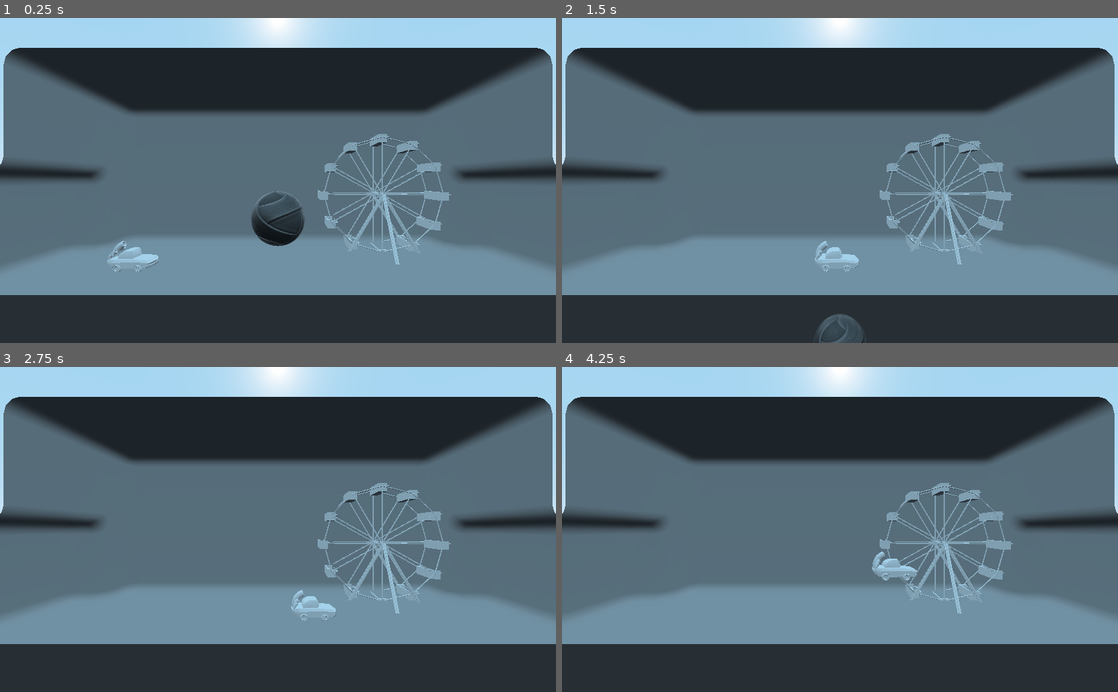
Above: before the commit, frames 1-4 (two rows, left to right).
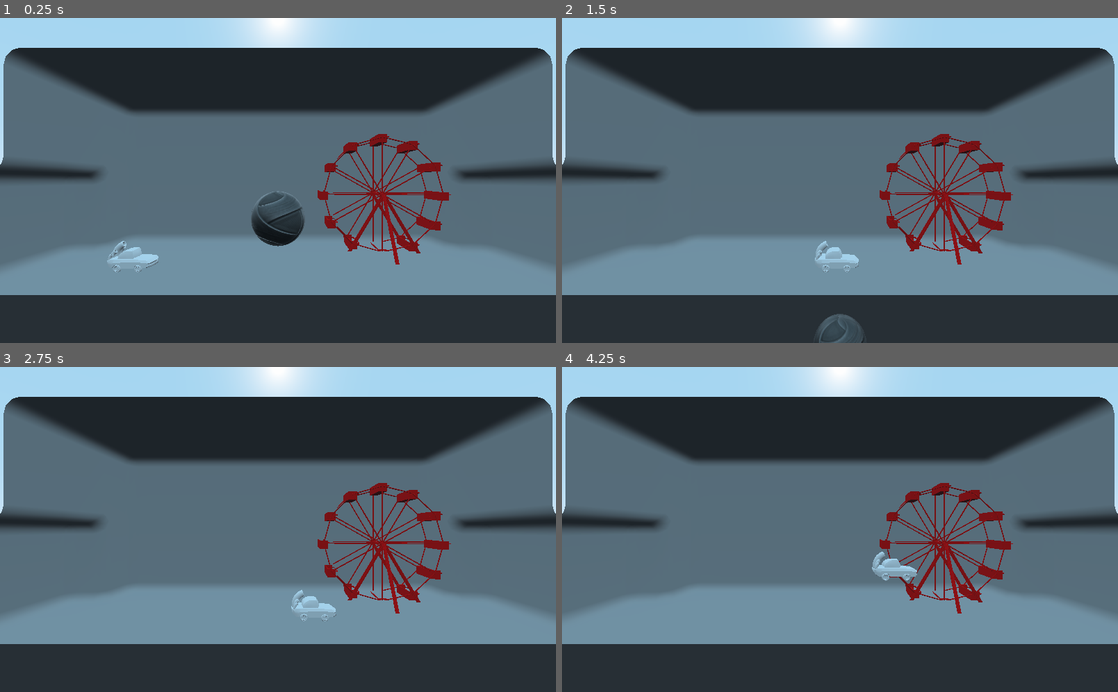
Above: after the commit, the same moments.

Repository: dumbluckarts/RocketCars
Game: Godot game, scene res://Scenes/Root.tscn
Two runs of this game, one before a commit and one after it. Both use one fixed random seed, a clock stepped at 60 frames per second and the inputs below.
Inputs:
- Up to frame 1 (0.25 s): no input
- Up to frame 2 (1.5 s): hold D (forward) 0.53-1.28 s; hold H (boost) 0.53-1.28 s; tap Space (jump) at 0.77 s; hold A (backward) from 1.28 s (still down); tap W (ccw) at 1.35 s
- Up to frame 3 (2.75 s): tap Space (jump) at 1.52 s; release A (backward) at 2.03 s; hold D (forward) from 2.03 s (still down); hold S (cw) from 2.03 s (still down)
- Up to frame 4 (4.25 s): release S (cw) at 2.78 s; tap H (boost) at 2.85 s; tap Space (jump) at 3.02, 3.77 s; release D (forward) at 3.53 s; hold A (backward) from 3.53 s (still down); hold W (ccw) from 3.53 s (still down)

The runs differ from the first frame. In frame 1, 2.2% of the frame differs, in the area x 57-82%, y 35-76%; in frame 2, 2.2%; in frame 3, 2.2%; in frame 4, 2.2%.

Commit message:
Albedo Change
Red

Diff:
--- a/RocketCarGame/Assets/Props/FerrisWheel.tscn
+++ b/RocketCarGame/Assets/Props/FerrisWheel.tscn
@@ -1,13 +1,16 @@
-[gd_scene load_steps=2 format=2]
+[gd_scene load_steps=3 format=2]
 
 [ext_resource path="res://Assets/Props/ferrisWheel.obj" type="ArrayMesh" id=1]
+
+[sub_resource type="SpatialMaterial" id=1]
+albedo_color = Color( 0.94902, 0.0117647, 0.0117647, 1 )
 
 [node name="FerrisWheel" type="Spatial"]
 
 [node name="MeshInstance" type="MeshInstance" parent="."]
 transform = Transform( 0.25, 0, 0, 0, 0.25, 0, 0, 0, 0.25, 0, 0, 0 )
 mesh = ExtResource( 1 )
-material/0 = null
+material/0 = SubResource( 1 )
 __meta__ = {
 "_edit_group_": true
 }
